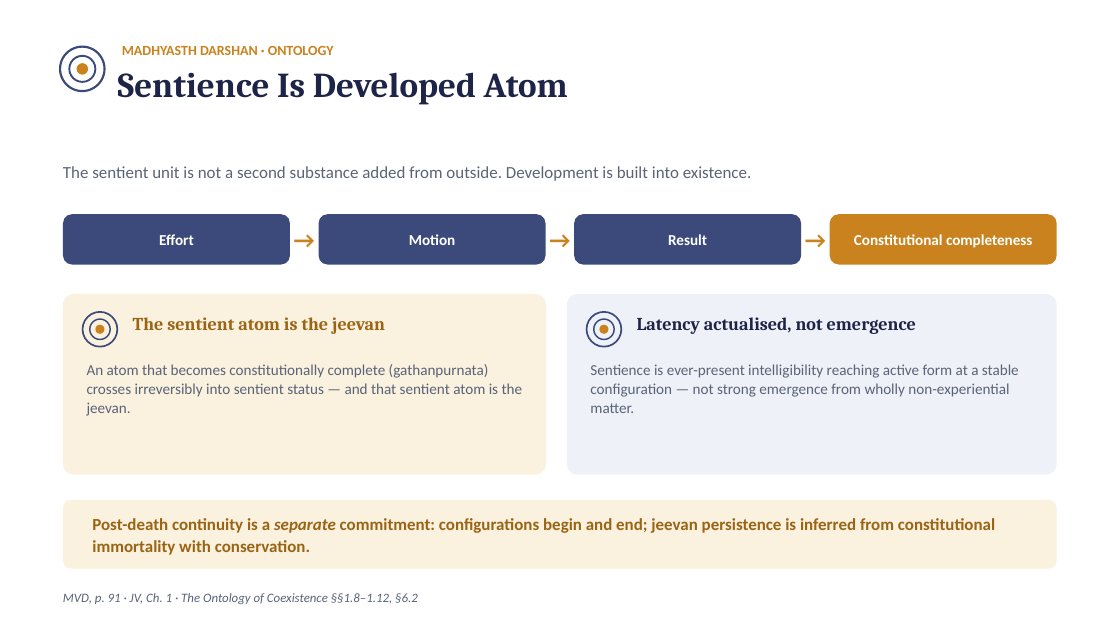
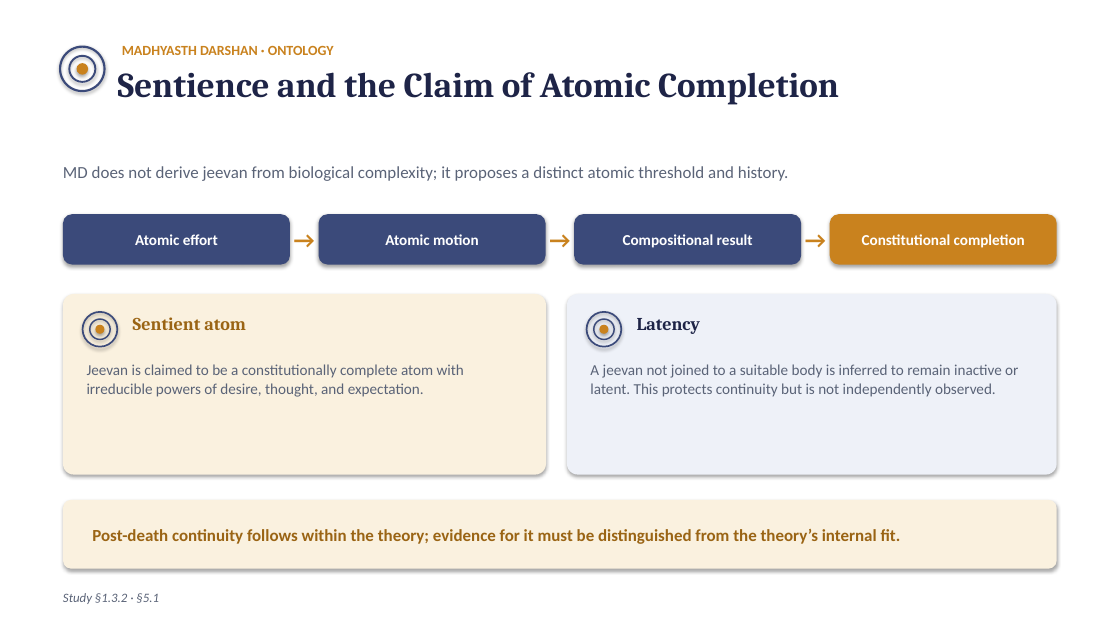
Before and after one commit to raghavamohan/AnalyticMadhyasthDarshan, a slide deck: slide 9 of Studies/Why-Humans-Are-Not-Just-Material/Why-Humans-Are-Not-Just-Material.pptx. Drawn at 1120x630 pixels with LibreOffice and Linux fonts; fonts in the diff are those of the drawing. Boxes give left, top, right and bottom in pixels: in the first picture for what was removed or moved away, otherwise in the second. Text is boxed around its words. In the diff, an @@ line names an element or a change of style, - is before the commit and + after.

Commit message:
Refine human ontology study and presentation

```diff
--- a/Studies/Why-Humans-Are-Not-Just-Material/Why-Humans-Are-Not-Just-Material.pptx
+++ b/Studies/Why-Humans-Are-Not-Just-Material/Why-Humans-Are-Not-Just-Material.pptx
@@ rectangle added at (0,0,1120,630), fill #FFFFFF @@
@@ text at (118,72,839,104): text changed @@
-Sentience Is Developed Atom
+Sentience and the Claim of Atomic Completion
@@ text at (63,166,788,181): text changed @@
-The sentient unit is not a second substance added from outside. Development is built into existence.
+MD does not derive jeevan from biological complexity; it proposes a distinct atomic threshold and history.
@@ text at (135,234,218,245): text changed @@
-Effort
+Atomic effort
@@ text at (385,234,479,245): text changed @@
-Motion
+Atomic motion
@@ text at (623,234,753,248): text changed @@
-Result
+Compositional result
@@ text at (862,234,1025,248): text changed @@
-Constitutional completeness
+Constitutional completion
@@ text at (133,317,246,330): text changed @@
-The sentient atom is the jeevan
+Sentient atom
@@ text at (637,318,700,334): text changed @@
-Latency actualised, not emergence
+Latency
@@ text at (87,364,464,397): text changed @@
-An atom that becomes constitutionally complete (gathanpurnata) crosses irreversibly into sentient status — and that sentient atom is the jeevan.
+Jeevan is claimed to be a constitutionally complete atom with irreducible powers of desire, thought, and expectation.
@@ text at (590,364,1018,397): text changed @@
-Sentience is ever-present intelligibility reaching active form at a stable configuration — not strong emergence from wholly non-experiential matter.
+A jeevan not joined to a suitable body is inferred to remain inactive or latent. This protects continuity but is not independently observed.
@@ shadow on in 16 elements at (60,47,105,92), (69,55,95,82), (76,63,88,75), (63,214,290,265), (318,214,545,265), (574,214,801,265), (830,214,1057,265), (63,294,546,475), (82,312,117,346), (90,319,110,339), (96,325,105,334), (567,294,1057,475), (586,312,621,346), (594,319,614,339), (600,325,609,334), (63,500,1057,569) @@
@@ text at (92,529,901,544): text changed @@
-Post-death continuity is a separate commitment: configurations begin and end; jeevan persistence is inferred from constitutional immortality with conservation.
+Post-death continuity follows within the theory; evidence for it must be distinguished from the theory’s internal fit.
@@ text at (63,593,159,604): text changed @@
-MVD, p. 91 · JV, Ch. 1 · The Ontology of Coexistence §§1.8–1.12, §6.2
+Study §1.3.2 · §5.1
```
Also in this commit, not shown: 19 other slides changed, 5 other files.
